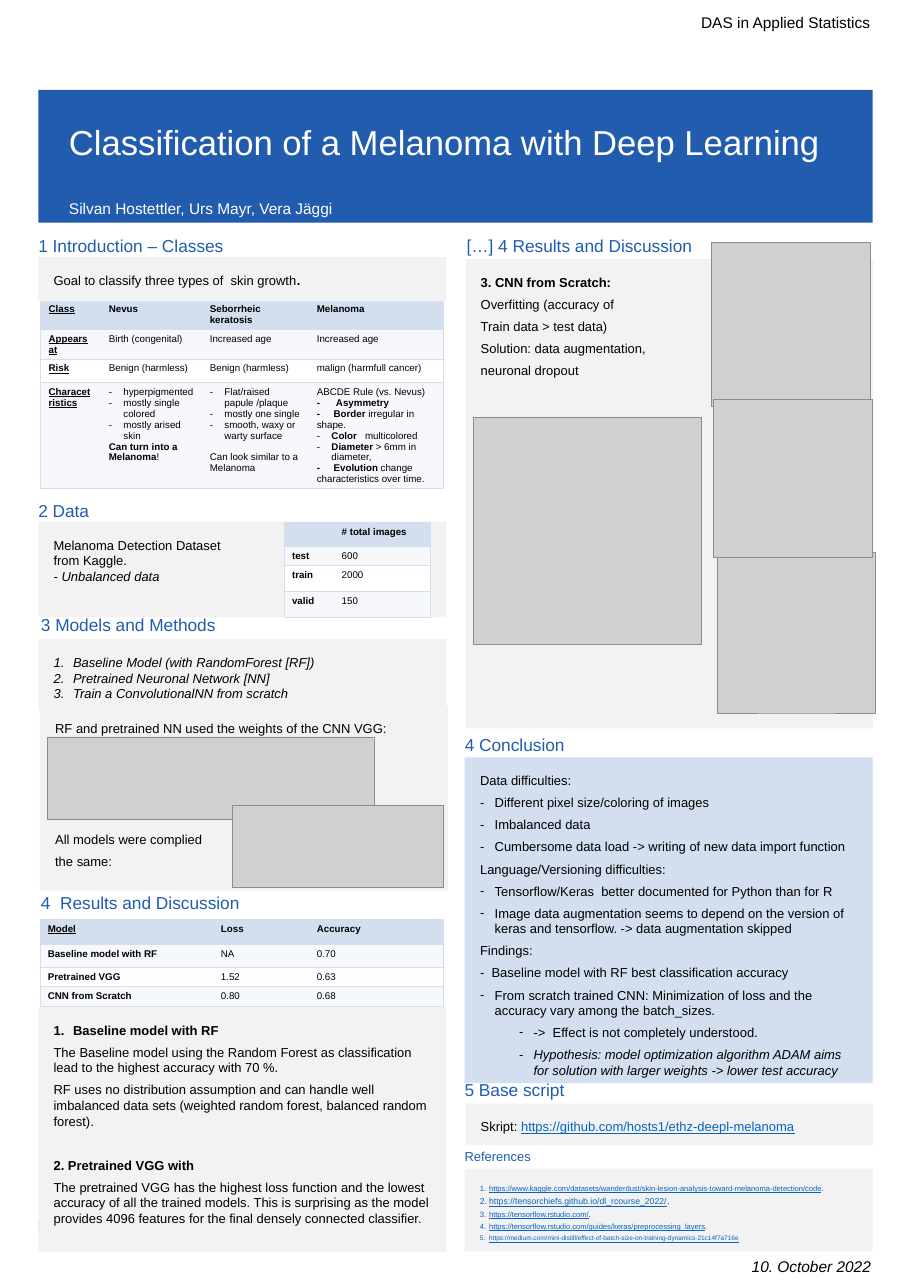
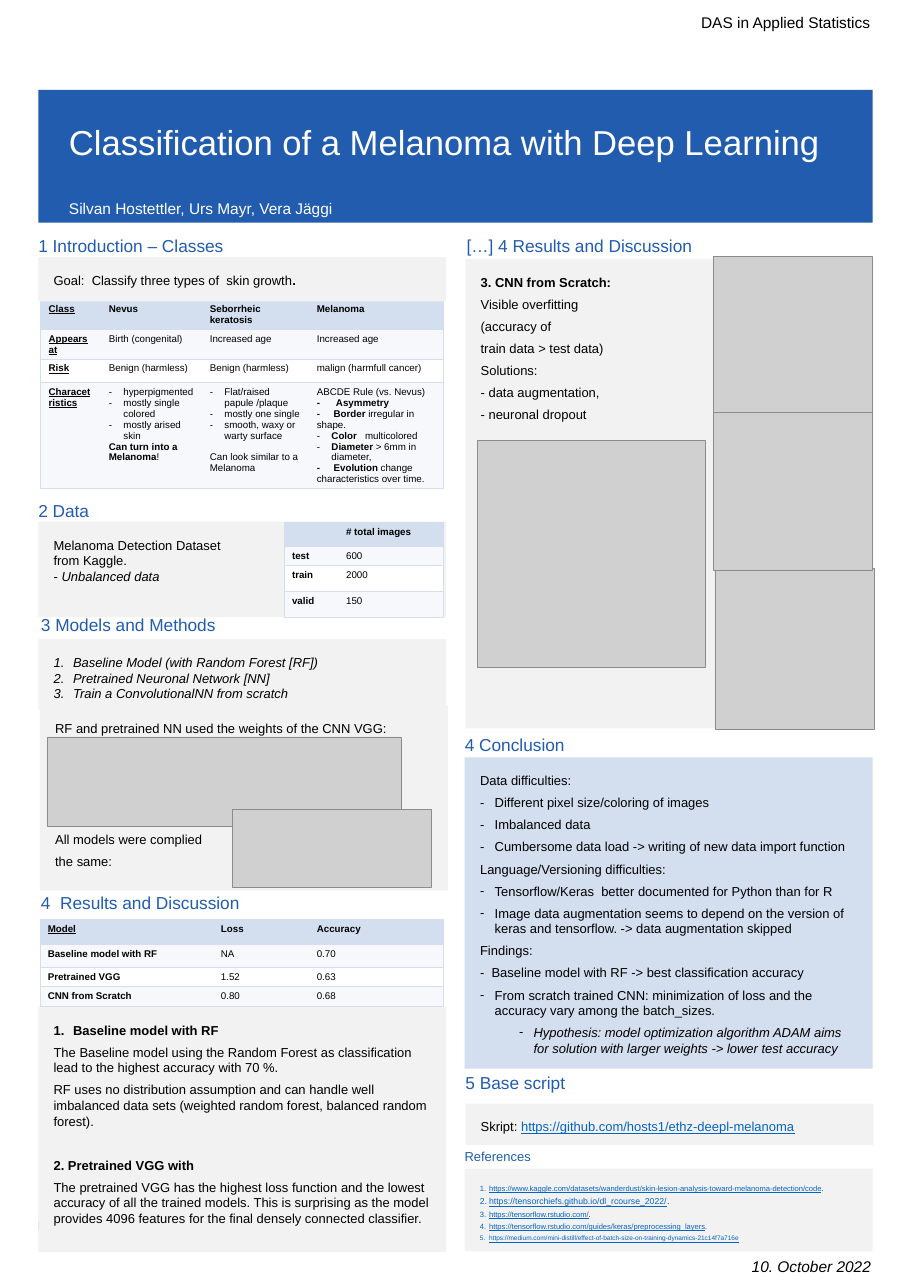
Before and after one commit to hosts1/ethz-deepl-melanoma, a slide deck: slide 1 of Melanoma_prediction_NN_V3.pptx. Drawn at 911x1288 pixels with LibreOffice and Linux fonts; fonts in the diff are those of the drawing; grey boxes stand for pictures; background and template pictures are left out. Boxes give left, top, right and bottom in pixels: in the first picture for what was removed or moved away, otherwise in the second. Text is boxed around its words. In the diff, an @@ line names an element or a change of style, - is before the commit and + after.

```diff
--- a/Melanoma_prediction_NN_V3.pptx
+++ b/Melanoma_prediction_NN_V3.pptx
@@ picture: place and size @@
-picture at box(711, 243, 870, 407)
+picture at box(714, 256, 873, 420)
@@ text in rectangle at box(54, 275, 296, 288): text changed @@
-Goal to classify three types of skin growth.
+Goal: Classify three types of skin growth.
@@ text in rectangle at box(481, 299, 604, 422): text changed @@
-Overfitting (accuracy of
-Train data > test data)
-Solution: data augmentation,
-neuronal dropout
+Visible overfitting
+(accuracy of
+train data > test data)
+Solutions:
+- data augmentation,
+- neuronal dropout
@@ picture: place and size @@
-picture at box(714, 400, 873, 558)
+picture at box(714, 412, 873, 570)
@@ picture: place and size @@
-picture at box(474, 418, 701, 644)
+picture at box(478, 440, 705, 667)
@@ table: place and size @@
-table at box(284, 523, 431, 619)
+table at box(284, 523, 443, 618)
@@ picture: place and size @@
-picture at box(717, 553, 876, 713)
+picture at box(715, 569, 874, 729)
@@ text in rectangle at box(73, 657, 318, 670): spaces changed @@
-1. Baseline Model (with RandomForest [RF])
+1. Baseline Model (with Random Forest [RF])
@@ picture: place and size @@
-picture at box(48, 737, 374, 820)
+picture at box(48, 737, 401, 827)
@@ rectangle "Data difficulties:": place and size @@
-rectangle "Data difficulties:" at box(465, 757, 874, 1083)
+rectangle "Data difficulties:" at box(465, 757, 874, 1069)
@@ picture: place and size @@
-picture at box(232, 805, 443, 888)
+picture at box(232, 810, 432, 888)
@@ text in rectangle at box(492, 967, 812, 1018): text changed @@
-- Baseline model with RF best classification accuracy
-– From scratch trained CNN: Minimization of loss and the accuracy vary among the batch_sizes.
-  – -> Effect is not completely understood.
+- Baseline model with RF -> best classification accuracy
+– From scratch trained CNN: minimization of loss and the accuracy vary among the batch_sizes.
@@ text "5 Base script": place and size @@
-text "5 Base script" at box(465, 1082, 564, 1100)
+text "5 Base script" at box(465, 1076, 565, 1093)
```
Also in this commit, not shown: 1 other file.
